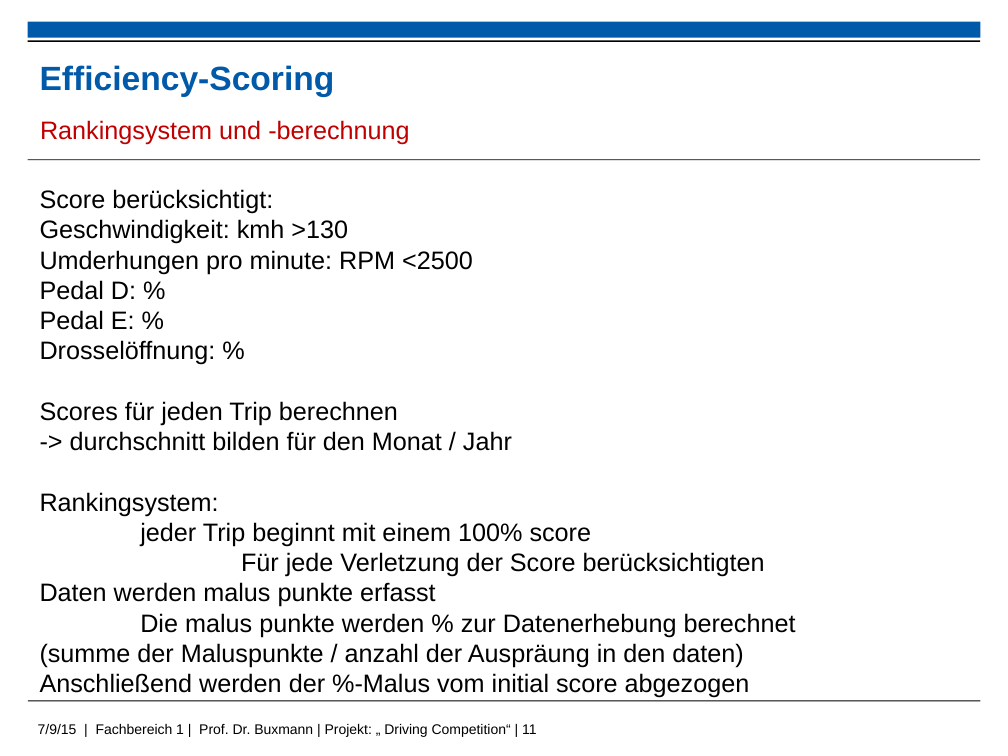
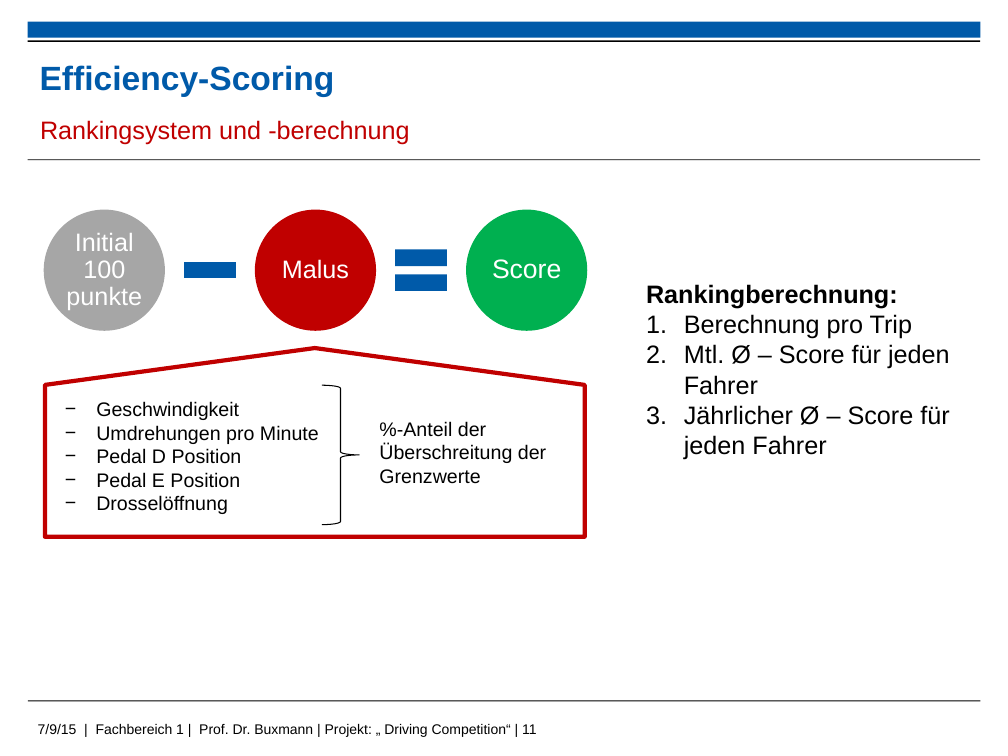
Before and after one commit to kolhagen/drivingcompetition, a slide deck: slide 11 of Big Data - Driving Competition.pptx. Drawn at 1008x756 pixels with LibreOffice and Linux fonts; fonts in the diff are those of the drawing; background and template pictures are left out. Boxes give left, top, right and bottom in pixels: in the first picture for what was removed or moved away, otherwise in the second. Text is boxed around its words. In the diff, an @@ line names an element or a change of style, - is before the commit and + after.

Commit message:
präsi fast final Signed-off-by: younGi <k.younghwan18@googlemail.com>

```diff
--- a/Big Data - Driving Competition.pptx
+++ b/Big Data - Driving Competition.pptx
@@ text removed at [40,189,796,698] @@
-Score berücksichtigt:
-Geschwindigkeit: kmh >130
-Umderhungen pro minute: RPM <2500
-Pedal D: %
-Pedal E: %
-Drosselöffnung: %
-Scores für jeden Trip berechnen
--> durchschnitt bilden für den Monat / Jahr
-Rankingsystem:
-jeder Trip beginnt mit einem 100% score
-Für jede Verletzung der Score berücksichtigten Daten werden malus punkte erfasst
-Die malus punkte werden % zur Datenerhebung berechnet (summe der Maluspunkte / anzahl der Auspräung in den daten)
-Anschließend werden der %-Malus vom initial score abgezogen
@@ group added at [43,210,587,331]: 3 ellipses, 3 texts, 1 math minus, 1 math equal @@
+Initial 100 punkte
+Malus
+Score
@@ text added at [646,284,950,460], 18 pt, text #000000 @@
+Rankingberechnung:
+1. Berechnung pro Trip
+2. Mtl. Ø – Score für jeden Fahrer
+3. Jährlicher Ø – Score für jeden Fahrer
@@ up arrow callout added at [45,348,585,536], outline #C00000 3 pt @@
@@ right brace added at [322,385,359,524], outline #000000 0.75 pt @@
@@ text added at [96,401,319,514], 14 pt, text #000000 @@
+− Geschwindigkeit
+− Umdrehungen pro Minute
+− Pedal D Position
+− Pedal E Position
+− Drosselöffnung
@@ text added at [379,421,546,484], 14 pt, text #000000 @@
+%-Anteil der Überschreitung der Grenzwerte
```
